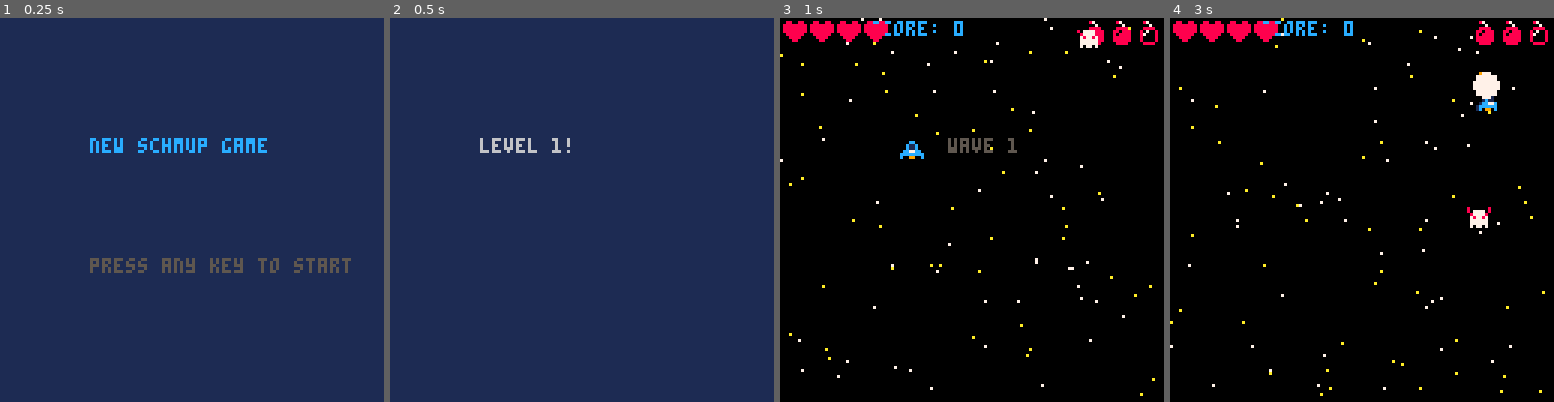
Above: before the commit, frames 1-4 (left to right).
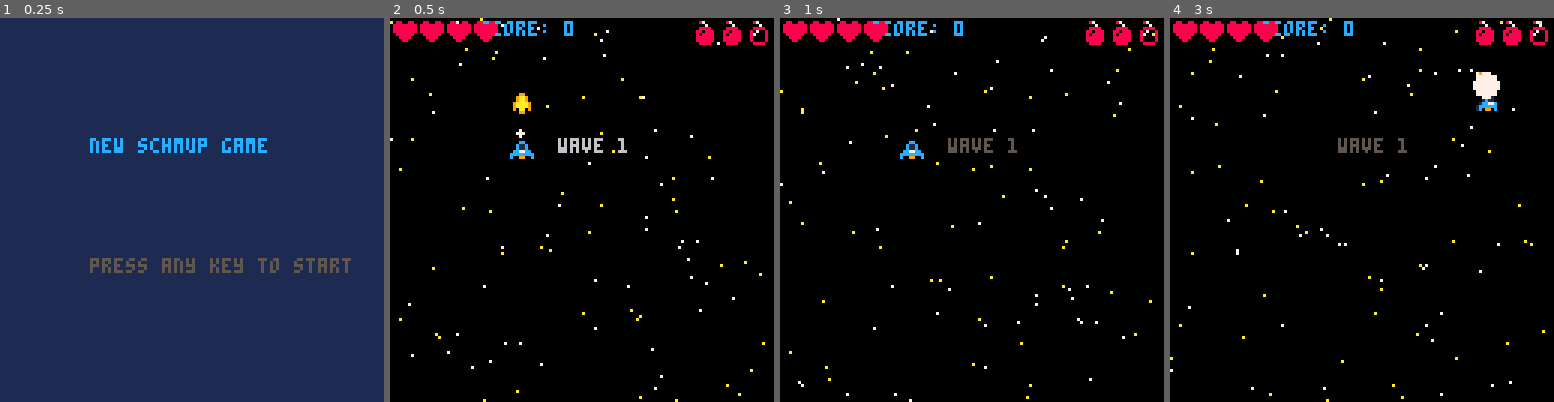
Above: after the commit, the same moments.

Repository: ljsnell/pico-8-shmup
Game: PICO-8 cartridge shmup.p8
Two runs of this game, one before a commit and one after it. Both use one fixed random seed, a clock stepped at 60 frames per second and the inputs below.
Inputs:
- Up to frame 1 (0.25 s): no input
- Up to frame 2 (0.5 s): tap X (X key) at 0.33 s
- Up to frame 3 (1 s): tap O (Z key) at 0.7 s
- Up to frame 4 (3 s): tap X (X key) at 1.07, 1.85, 2.97 s; hold Right 1.6-2.1 s; tap O (Z key) every 0.4 s from 1.7 to 2.9 s; hold Up 2.15-2.42 s; hold Right from 2.47 s (still down)

Frame 1 is identical in both runs. In frame 2, 100% of the frame differs, in the area x 0-100%, y 0-100%; in frame 3, 1.4%; in frame 4, 1.7%.

Commit message:
victory works.

Diff:
--- a/shmup.p8
+++ b/shmup.p8
@@ -11,7 +11,7 @@
 	t=0
 	bultimer=0
 	splashcnt=0
-	wave=1
+	wave=0
 	wavetime=70
 end
 -- update to account for using the drawspr for the ship.
@@ -22,22 +22,22 @@
 	t=0
 	mode="splash"
 
-	 --ship vars
+	--ship vars
 	ship={x=40,y=40,spr=17}
 
- 	--bullet vars
- 	bulx=-10
- 	buly=-10
- 	bulspr=5
-
- 	--muzzle
- 	muzzle=0
-
- 	--game state
- 	score=0
- 	lives=4
+	--bullet vars
+	bulx=-10
+	buly=-10
+	bulspr=5
+
+	--muzzle
+	muzzle=0
+
+	--game state
+	score=0
+	lives=4
 	invul=0
- 	bombs=2
+	bombs=2
 
 	--star mapping
 	stars={}
@@ -58,7 +58,7 @@
 	parts={}
 	shwaves={}
 
-	spawnen()
+	nextwave()
 end
 
 function spawnen()
@@ -73,6 +73,22 @@
 	nenemy.flash=0
 
 	add(enemies,nenemy)
+end
+
+--waves and enemies
+function spawnwave()
+	spawnen()
+end
+
+function nextwave()
+	wave+=1
+
+	if wave>4 then
+		mode="win"
+	else
+		wavetime=80
+		mode="wavetext"
+	end
 end
 
 function explode(expx,expy,isblue)
@@ -159,6 +175,8 @@
 		draw_wavetext()
 	elseif mode=="over" then
 		draw_over()
+	elseif mode=="win" then
+		draw_win()
 	end
 end
 
@@ -305,9 +323,9 @@
 	print("wave "..wave,56,40,blink())
 end
 
-function draw_over()
-	cls(8)
-	print("game over", 30, 40, 12)
+function draw_win()
+	cls(11)
+	print("a winner is u!", 30, 40, 12)
 	print("press any key to continue", 30, 80, blink())
 end
 
@@ -324,7 +342,7 @@
 		update_splash()
 	elseif mode=="wavetext" then
 		update_wavetext()
-	elseif mode=="over" then
+	elseif mode=="over" or mode=="win" then
 		update_over()
 	end
 end
@@ -351,6 +369,7 @@
 	 wavetime-=1
 	 if wavetime<=0 then
 		mode="game"
+		spawnwave()
 	 end
 end
 
@@ -498,8 +517,11 @@
 					explode(myen.x+4,myen.y+4)
 					del(enemies, myen)
 					sfx(2)
-					spawnen()
 					score+=100
+
+					if #enemies==0 then
+						nextwave()
+					end
 				end
 			end
 		end
